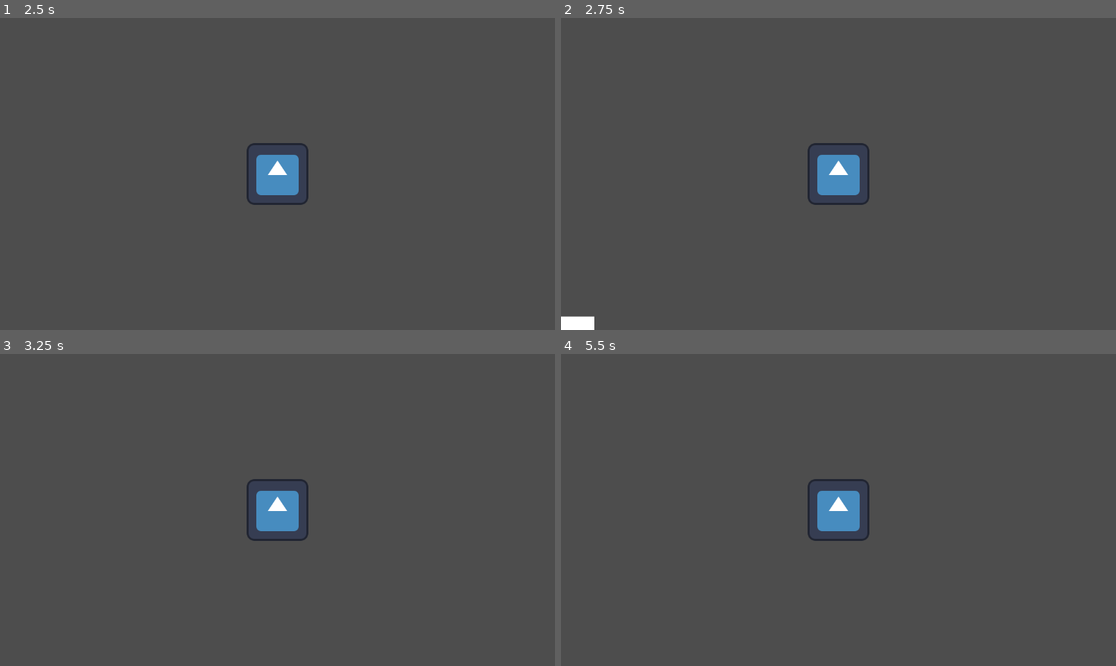
Above: before the commit, frames 1-4 (two rows, left to right).
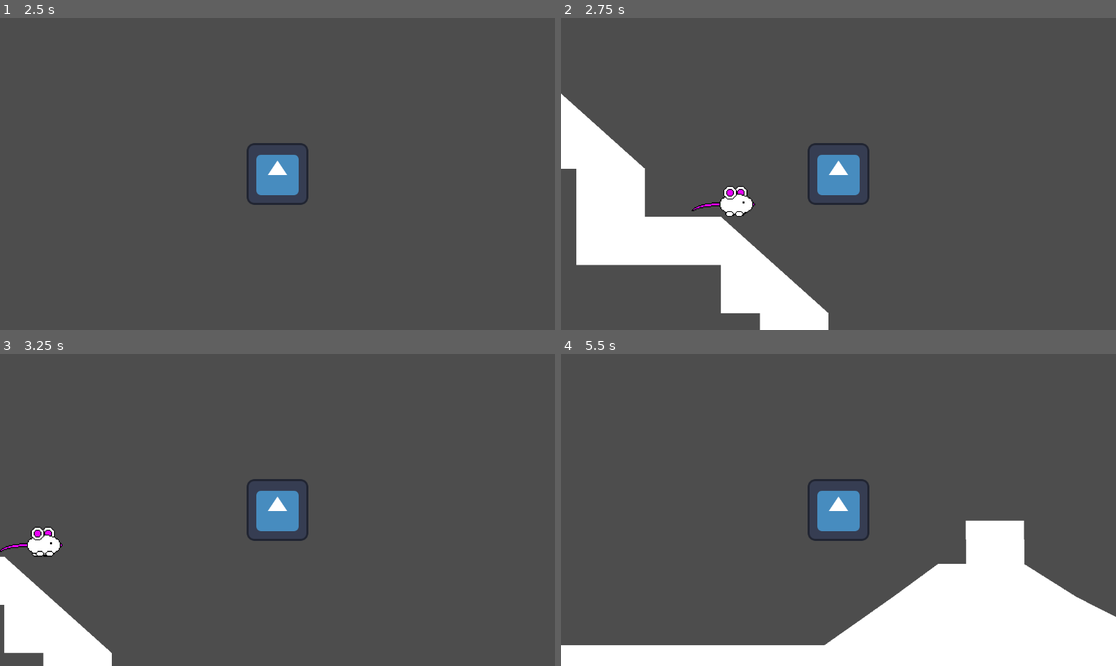
Above: after the commit, the same moments.

Repository: 2024-25-Allen-ISD-Computer-Science/2nd-period-isp-stuff-man
Game: Godot game, scene res://test.tscn
Same seed, same stepped clock (60 frames per second), same inputs: the game is played once before the commit and once after it. The engine's default icon, where the game draws it, is replaced by a stand-in: a white triangle on a blue panel in a dark square.
Inputs:
- Up to frame 1 (2.5 s): hold Up (ui_up) 0.53-1.28 s; hold Right (ui_right) 0.53-2.03 s; tap Up (ui_up) at 1.35, 1.52, 1.82 s; tap Enter at 2 s; hold Left (ui_left) from 2.03 s (still down); hold Up (ui_up) from 2.03 s (still down)
- Up to frame 2 (2.75 s): keep holding Left (ui_left); keep holding Up (ui_up)
- Up to frame 3 (3.25 s): release Left (ui_left) at 2.78 s; release Up (ui_up) at 2.78 s; hold Right (ui_right) from 2.78 s (still down); tap Up (ui_up) at 2.85, 3.02 s
- Up to frame 4 (5.5 s): tap Up (ui_up) at 3.32, 4.35, 4.52, 4.82 s; hold Up (ui_up) 3.53-4.28 s; release Right (ui_right) at 4.28 s; hold Left (ui_left) 4.28-5.03 s; tap Space at 5 s; hold Right (ui_right) from 5.03 s (still down); hold Up (ui_up) from 5.03 s (still down)

Frame 1 is identical in both runs. In frame 2, 12% of the frame differs, in the area x 0-49%, y 24-100%; in frame 3, 4.2%; in frame 4, 18%, in the area x 0-100%, y 53-100%.

Commit message:
Add files via upload

Diff:
--- a/stuff-man/stuff_man.gd
+++ b/stuff-man/stuff_man.gd
@@ -4,6 +4,8 @@
 @export var speed: float = 800        # Movement speed
 @export var jump_force: float = 800   # Jump strength
 @export var gravity: float = 1600      # Gravity applied to the character
+var jump_count: int = 1
+var current_jumps: int = 0
 
 func _physics_process(delta: float):
 	# Apply gravity
@@ -19,9 +21,12 @@
 	velocity.x = input_direction * speed
 
 	# Handle jumping
+	if is_on_floor():
+		current_jumps = 0
 	if Input.is_action_pressed("ui_up") and is_on_floor():
 		velocity.y = -jump_force
-	if Input.is_action_just_pressed("ui_up") and not is_on_floor():
+	if Input.is_action_just_pressed("ui_up") and not is_on_floor() and jump_count > current_jumps:
+		current_jumps = current_jumps + 1
 		velocity.y = -jump_force
 	# Move the character
 	move_and_slide()
